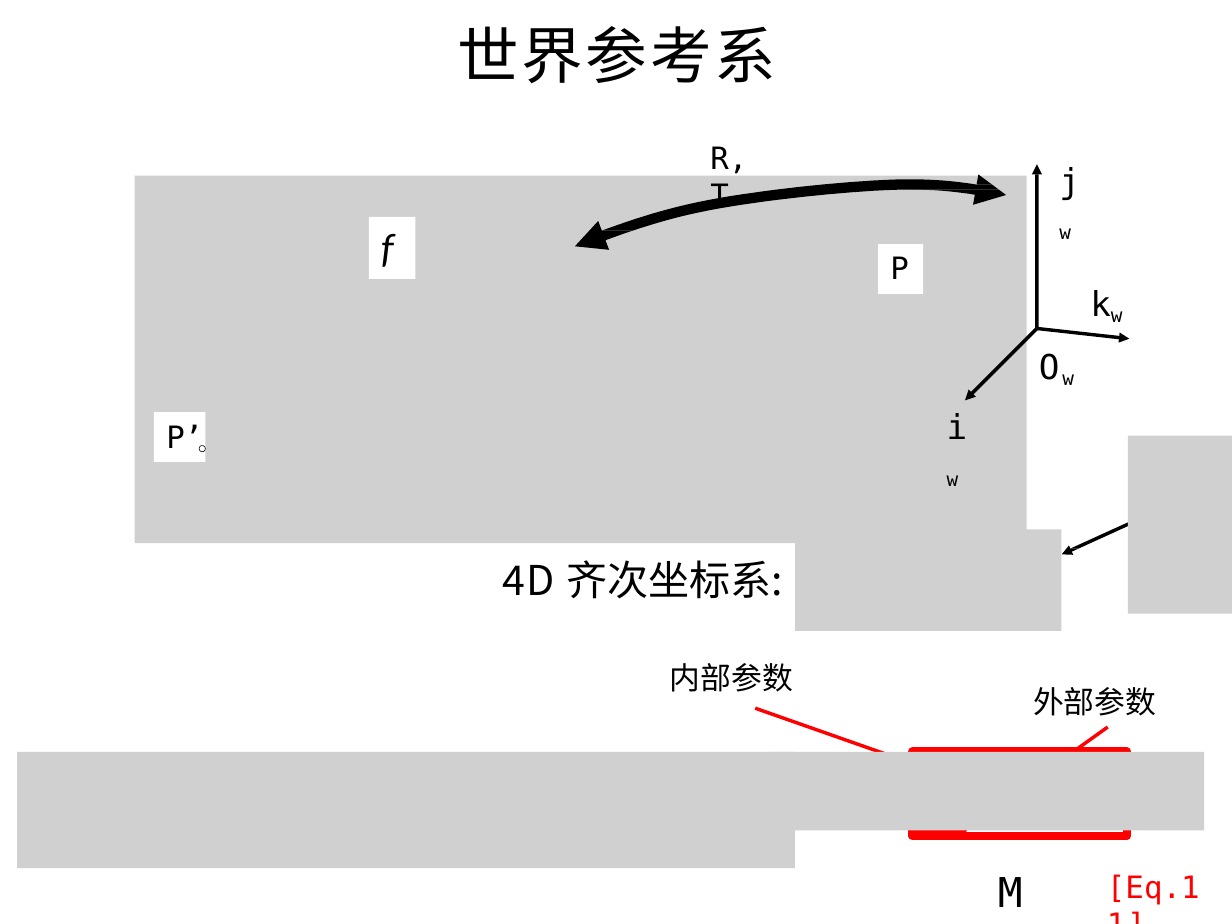
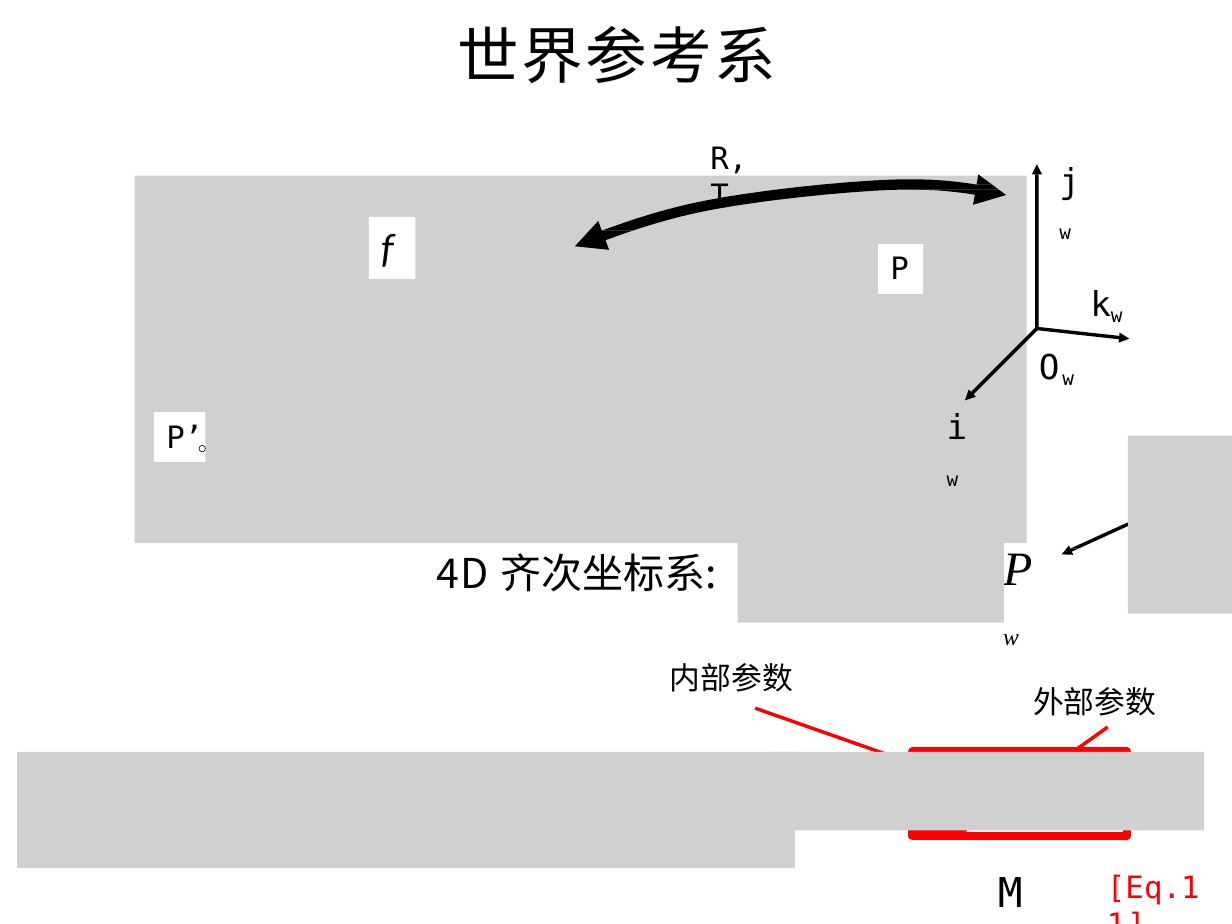
Before and after one commit to evenhax/translation_and_refining_for_cs231a, a slide deck: slide 41 of PPT231a_trans_and_refine/中文矫正版/lecture 2 _Camera Models .pptx. Drawn at 1232x924 pixels with LibreOffice and Linux fonts; fonts in the diff are those of the drawing; grey boxes stand for pictures. Boxes give left, top, right and bottom in pixels: in the first picture for what was removed or moved away, otherwise in the second. Text is boxed around its words. In the diff, an @@ line names an element or a change of style, - is before the commit and + after.

```diff
--- a/PPT231a_trans_and_refine/中文矫正版/lecture 2 _Camera Models .pptx
+++ b/PPT231a_trans_and_refine/中文矫正版/lecture 2 _Camera Models .pptx
@@ picture: place and size @@
-picture at box(795, 530, 1061, 631)
+picture at box(738, 521, 1004, 622)
@@ text added at box(1002, 536, 1046, 596), 28 pt, text #000000, italic @@
+Pw
@@ text "4D 齐次坐标系:": place and size @@
-text "4D 齐次坐标系:" at box(502, 560, 782, 599)
+text "4D 齐次坐标系:" at box(437, 553, 717, 592)
```
Also in this commit, not shown: 6 other slides changed, 4 other files.
